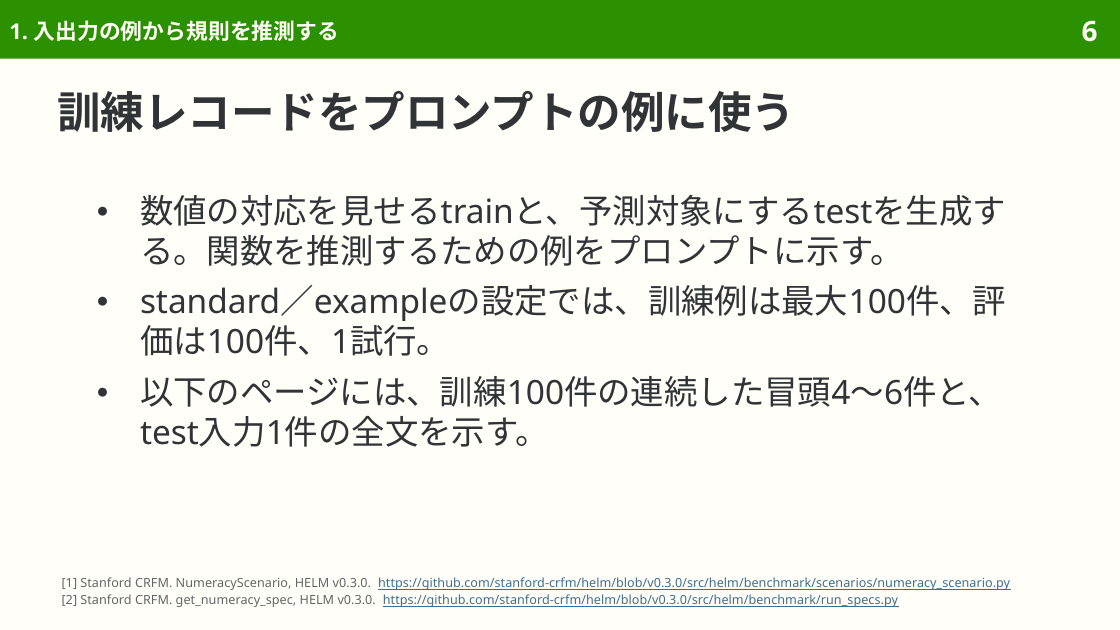
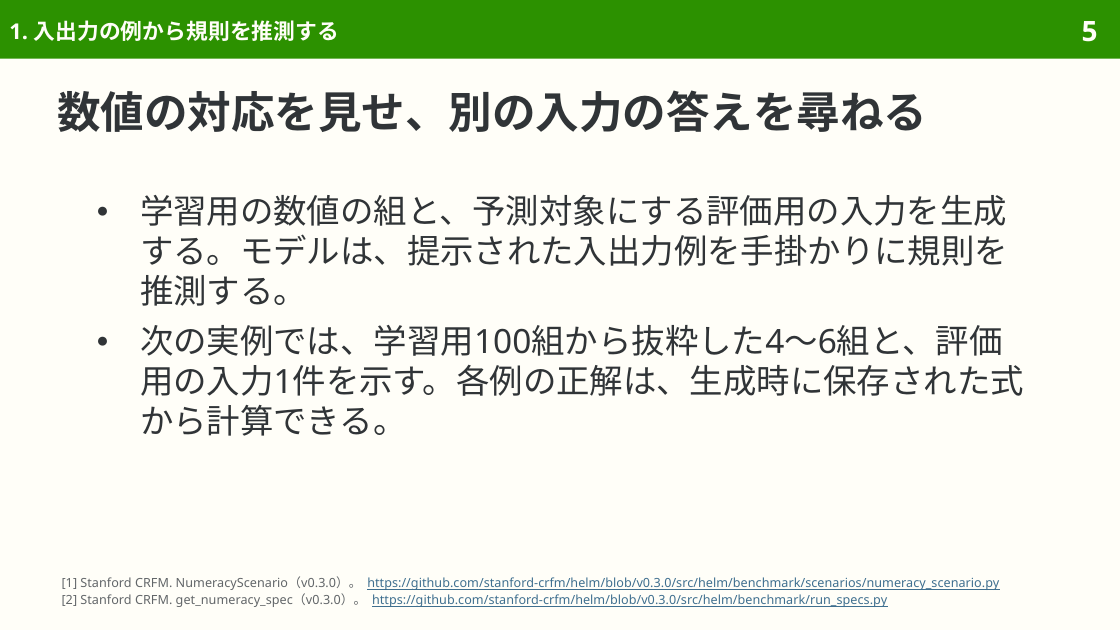
Before and after one commit to sasakiy84/datasets-in-10-minutes, a slide deck: slide 5 of slides/datasets-in-10-minutes-numeracy.pptx (slide 6 before the commit). Drawn at 1120x630 pixels with LibreOffice and Linux fonts; fonts in the diff are those of the drawing. Boxes give left, top, right and bottom in pixels: in the first picture for what was removed or moved away, otherwise in the second. Text is boxed around its words. In the diff, an @@ line names an element or a change of style, - is before the commit and + after.

Commit message:
Rebuild Numeracy as polynomial rule induction with verified origins

```diff
--- a/slides/datasets-in-10-minutes-numeracy.pptx
+++ b/slides/datasets-in-10-minutes-numeracy.pptx
@@ page number at (1082,21,1098,42): text changed @@
-6
+5
@@ title at (57,90,927,132): text changed @@
-訓練レコードをプロンプトの例に使う
+数値の対応を見せ、別の入力の答えを尋ねる
@@ text at (140,195,1024,436): text changed @@
-● 数値の対応を見せるtrainと、予測対象にするtestを生成する。関数を推測するための例をプロンプトに示す。
-● standard／exampleの設定では、訓練例は最大100件、評価は100件、1試行。
-● 以下のページには、訓練100件の連続した冒頭4〜6件と、test入力1件の全文を示す。
+● 学習用の数値の組と、予測対象にする評価用の入力を生成する。モデルは、提示された入出力例を手掛かりに規則を推測する。
+● 次の実例では、学習用100組から抜粋した4〜6組と、評価用の入力1件を示す。各例の正解は、生成時に保存された式から計算できる。
@@ text at (62,576,999,607): text changed @@
-[1] Stanford CRFM. NumeracyScenario, HELM v0.3.0. https://github.com/stanford-crfm/helm/blob/v0.3.0/src/helm/benchmark/scenarios/numeracy_scenario.py
-[2] Stanford CRFM. get_numeracy_spec, HELM v0.3.0. https://github.com/stanford-crfm/helm/blob/v0.3.0/src/helm/benchmark/run_specs.py
+[1] Stanford CRFM. NumeracyScenario（v0.3.0）。 https://github.com/stanford-crfm/helm/blob/v0.3.0/src/helm/benchmark/scenarios/numeracy_scenario.py
+[2] Stanford CRFM. get_numeracy_spec（v0.3.0）。 https://github.com/stanford-crfm/helm/blob/v0.3.0/src/helm/benchmark/run_specs.py
```
Also in this commit, not shown: 36 other slides changed, 14 slides removed, 42 other files.
